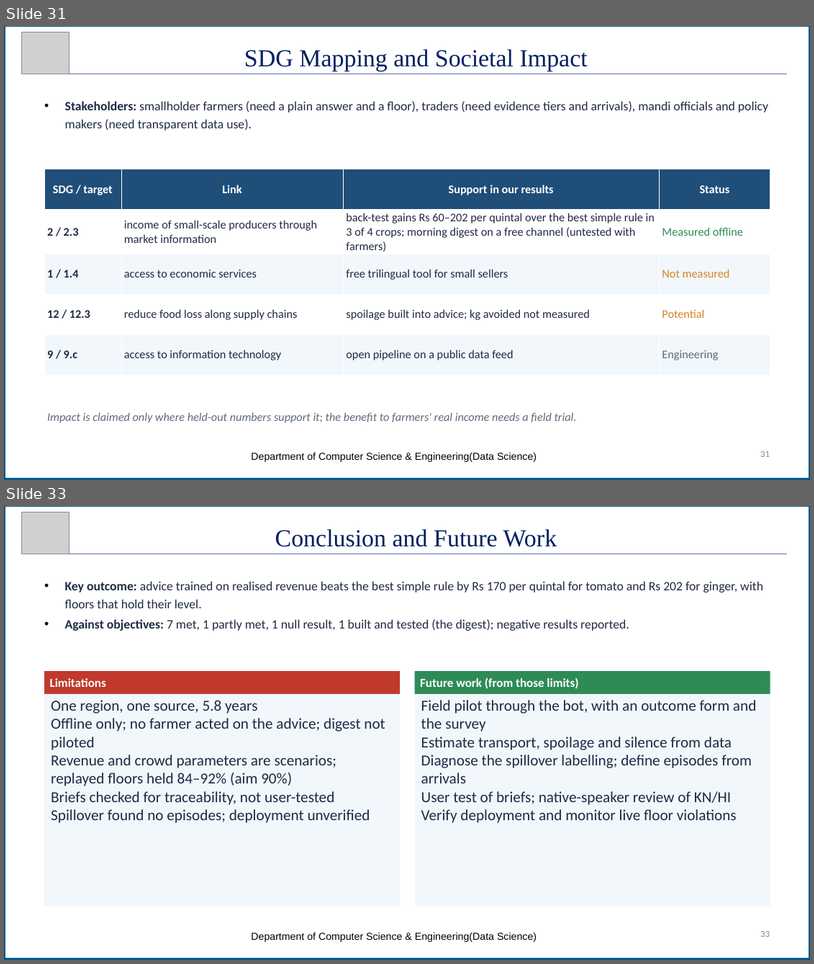
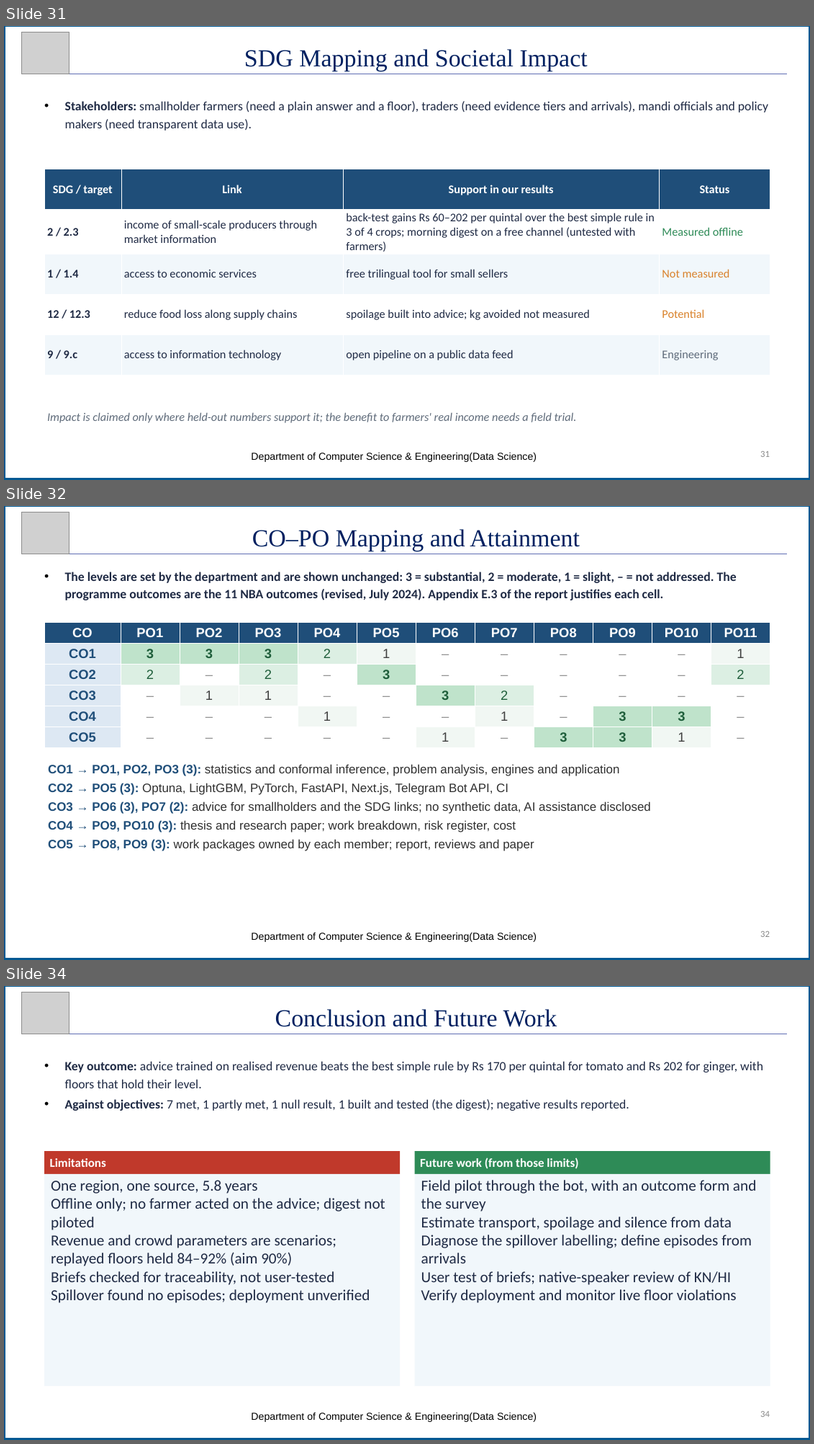
Before and after one commit to Manu-Sal-07/MANDISENSI_AGENTS, a slide deck: report/MandiSense_Review2_Final_v3.pptx. Shown one above the other, each under a label of ours: slides 31 and 33 before the commit, slides 31, 32 and 34 after it; the slides between them are not shown. The pictures are 814x964 and 814x1444 pixels, drawn with LibreOffice and Linux fonts; fonts in the diff are those of the drawing; grey boxes stand for pictures. Boxes give left, top, right and bottom in pixels: in the first picture for what was removed or moved away, otherwise in the second. Text is boxed around its words. In the diff, an @@ line names an element or a change of style, - is before the commit and + after.

```diff
--- a/report/MandiSense_Review2_Final_v3.pptx
+++ b/report/MandiSense_Review2_Final_v3.pptx
@@ slide 32 added at <box>4,506,810,960</box>, background #FFFFFF @@
@@ rectangle added at <box>4,506,810,959</box>, fill #FFFFFF, outline #005893 6 pt @@
@@ picture added at <box>21,512,69,554</box> @@
@@ text added at <box>252,529,580,551</box>, 48 pt, text #002060 @@
+CO–PO Mapping and Attainment
@@ freeform shape added at <box>44,554,787,554</box>, outline #5E6DB3 1.24 pt @@
@@ text added at <box>65,572,737,600</box>, 25 pt, text #1F2A44, bold @@
+• The levels are set by the department and are shown unchanged: 3 = substantial, 2 = moderate, 1 = slight, – = not addressed. The programme outcomes are the 11 NBA outcomes (revised, July 2024). Appendix E.3 of the report justifies each cell.
@@ table added at <box>44,622,770,747</box>, 6 rows, 12 columns @@
+CO | PO1 | PO2 | PO3 | PO4 | PO5 | PO6 | PO7 | PO8 | PO9 | PO10 | PO11
+CO1 | 3 | 3 | 3 | 2 | 1 | – | – | – | – | – | 1
+CO2 | 2 | – | 2 | – | 3 | – | – | – | – | – | 2
+CO3 | – | 1 | 1 | – | – | 3 | 2 | – | – | – | –
+CO4 | – | – | – | 1 | – | – | 1 | – | 3 | 3 | –
+CO5 | – | – | – | – | – | 1 | – | 3 | 3 | 1 | –
@@ text added at <box>48,764,651,851</box>, 24 pt, text #303030 @@
+CO1 → PO1, PO2, PO3 (3): statistics and conformal inference, problem analysis, engines and application
+CO2 → PO5 (3): Optuna, LightGBM, PyTorch, FastAPI, Next.js, Telegram Bot API, CI
+CO3 → PO6 (3), PO7 (2): advice for smallholders and the SDG links; no synthetic data, AI assistance disclosed
+CO4 → PO9, PO10 (3): thesis and research paper; work breakdown, risk register, cost
+CO5 → PO8, PO9 (3): work packages owned by each member; report, reviews and paper
@@ text added at <box>251,932,537,942</box>, 20 pt, text #000000 @@
+Department of Computer Science & Engineering(Data Science)
@@ page number added at <box>761,931,770,937</box>, 18 pt, text #898989 @@
+32
@@ what was slide 33 is now slide 34 @@
@@ page number at <box>761,1411,770,1417</box>: text changed @@
-33
+34
```
Also in this commit, not shown: 3 slides changed, 1 other slide added, 3 other files.
